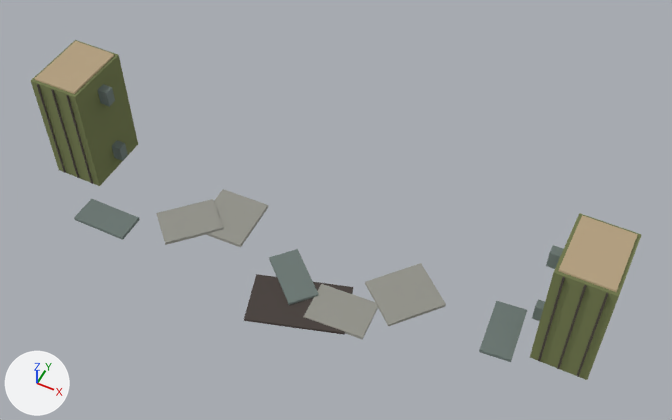
Before and after pictures for a commit that changed the FBX model entregas/teo-modelado/muro-estados/puerta_vehiculos/SM_PuertaVehiculos_v1_ChapaOndulada_e3_Brecha_LOD0.fbx.
Rendered twice from a 50 mm camera at (4.85, -8.9, 12.1) aimed at (0.39, 0.03, 0.93). Every picture has the same lights, and +X, +Y and +Z are marked at lower left. The picture after the commit comes second. Where no turn or scale is listed for an object, it has been applied to the vertices.

Script lines for the objects in view, before the commit:
```python
me_hoja_o = bpy.data.meshes.new('Hoja_O')
me_hoja_o.from_pydata(...)  # a box spanning x -0.01..0.17, y -0.08..0.08, z 0.25..0.55; a box spanning x -0.01..0.17, y -0.08..0.08, z 1.55..1.85
me_hoja_o.materials.append(mat_mat_paleta32)  # picture img_t_paleta32_png
me_sm_bloques_puerta_estados_v7_lod0_001 = bpy.data.meshes.new('SM_bloques.puerta_estados_v7_LOD0.001')
me_sm_bloques_puerta_estados_v7_lod0_001.from_pydata(...)  # 192 vertices, 144 faces; spans x -4.9..4.9, y -1.97..0.62, z 0.0..2.13
me_sm_bloques_puerta_estados_v7_lod0_001.materials.append(mat_mat_paleta32)  # picture img_t_paleta32_png
ob_hoja_o = bpy.data.objects.new('Hoja_O', me_hoja_o)
ob_hoja_o.location = (-3.99, 0.0, 0.0)
ob_sm_bloques_puerta_estados_v7_lod0 = bpy.data.objects.new('SM_bloques.puerta_estados_v7_LOD0', me_sm_bloques_puerta_estados_v7_lod0_001)
ob_sm_bloques_puerta_estados_v7_lod0.location = (0.0, 0.0, 0.0)
```
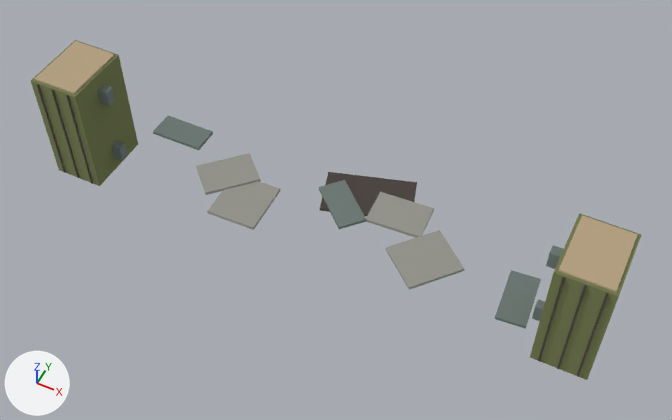
What differs and where, as boxes [x1, y1, x2, y2] in the pictures (672 x 420 px; the box of a moved part takes in the faces that stretch with it):
```json
{"part": 1, "of": "me_sm_bloques_puerta_estados_v7_lod0_001", "change": "moved or reshaped", "before": [74, 199, 140, 240], "after": [153, 116, 213, 150]}
{"part": 2, "of": "me_sm_bloques_puerta_estados_v7_lod0_001", "change": "moved or reshaped", "before": [156, 199, 223, 245], "after": [196, 153, 261, 195]}
{"part": 3, "of": "me_sm_bloques_puerta_estados_v7_lod0_001", "change": "moved or reshaped", "before": [206, 189, 268, 247], "after": [207, 181, 280, 230]}
{"part": 4, "of": "me_sm_bloques_puerta_estados_v7_lod0_001", "change": "moved or reshaped", "before": [269, 249, 319, 305], "after": [319, 180, 366, 229]}
{"part": 5, "of": "me_sm_bloques_puerta_estados_v7_lod0_001", "change": "moved or reshaped", "before": [303, 284, 378, 340], "after": [366, 192, 434, 238]}
{"part": 6, "of": "me_sm_bloques_puerta_estados_v7_lod0_001", "change": "moved or reshaped", "before": [365, 263, 446, 326], "after": [386, 230, 464, 290]}
{"part": 7, "of": "me_sm_bloques_puerta_estados_v7_lod0_001", "change": "moved or reshaped", "before": [479, 301, 527, 362], "after": [495, 270, 541, 329]}
{"part": 8, "of": "me_sm_bloques_puerta_estados_v7_lod0_001", "change": "moved or reshaped", "before": [244, 274, 353, 335], "after": [320, 172, 417, 216]}
```

Edits to the scene script, one JSON object a line:
```json
{"block": "me_sm_bloques_puerta_estados_v7_lod0_001", "where": "# used by ob_sm_bloques_puerta_estados_v7_lod0; location = (0.0, 0.0, 0.0)"}
{"op": "remove", "block": "me_sm_bloques_puerta_estados_v7_lod0_001", "code": "me_sm_bloques_puerta_estados_v7_lod0_001.from_pydata(...)  # 192 vertices, 144 faces; spans x -4.9..4.9, y -1.97..0.62, z 0.0..2.13"}
{"op": "add", "block": "me_sm_bloques_puerta_estados_v7_lod0_001", "code": "me_sm_bloques_puerta_estados_v7_lod0_001.from_pydata(...)  # 192 vertices, 144 faces; spans x -4.9..4.9, y -0.62..1.97, z 0.0..2.13"}
{"block": "me_sm_bloques_puerta_estados_v7_lod0_001", "change": "me_sm_bloques_puerta_estados_v7_lod0_001 part 1: the loose piece of 8 vertices spanning x -3.9..-2.9, y -1.45..-0.95, z 0.01..0.07 is moved by (0.0, 2.4, 0.0)"}
{"block": "me_sm_bloques_puerta_estados_v7_lod0_001", "change": "me_sm_bloques_puerta_estados_v7_lod0_001 part 2: the loose piece of 8 vertices spanning x -2.68..-1.48, y -1.24..-0.03, z 0.04..0.1 is moved by (0.0, 1.27, 0.0)"}
{"block": "me_sm_bloques_puerta_estados_v7_lod0_001", "change": "me_sm_bloques_puerta_estados_v7_lod0_001 part 3: the loose piece of 8 vertices spanning x -1.96..-1.03, y -0.73..0.3, z 0.01..0.07 is moved by (0.0, 0.43, 0.0)"}
{"block": "me_sm_bloques_puerta_estados_v7_lod0_001", "change": "me_sm_bloques_puerta_estados_v7_lod0_001 part 4: the loose piece of 8 vertices spanning x -0.46..0.61, y -1.41..-0.37, z 0.04..0.1 is moved by (0.0, 1.78, 0.0)"}
{"block": "me_sm_bloques_puerta_estados_v7_lod0_001", "change": "me_sm_bloques_puerta_estados_v7_lod0_001 part 5: the loose piece of 8 vertices spanning x 0.55..1.59, y -1.51..-0.76, z 0.01..0.07 is moved by (0.0, 2.27, 0.0)"}
{"block": "me_sm_bloques_puerta_estados_v7_lod0_001", "change": "me_sm_bloques_puerta_estados_v7_lod0_001 part 6: the loose piece of 8 vertices spanning x 1.17..2.5, y -1.07..0.27, z 0.04..0.1 is moved by (0.0, 0.8, 0.0)"}
{"block": "me_sm_bloques_puerta_estados_v7_lod0_001", "change": "me_sm_bloques_puerta_estados_v7_lod0_001 part 7: the loose piece of 8 vertices spanning x 3.19..3.78, y -0.86..0.18, z 0.01..0.07 is moved by (0.0, 0.69, 0.0)"}
{"block": "me_sm_bloques_puerta_estados_v7_lod0_001", "change": "me_sm_bloques_puerta_estados_v7_lod0_001 part 8: the loose piece of 8 vertices spanning x -0.5..1.3, y -1.97..-0.63, z 0.01..0.06 is moved by (0.0, 2.6, 0.0)"}
```
